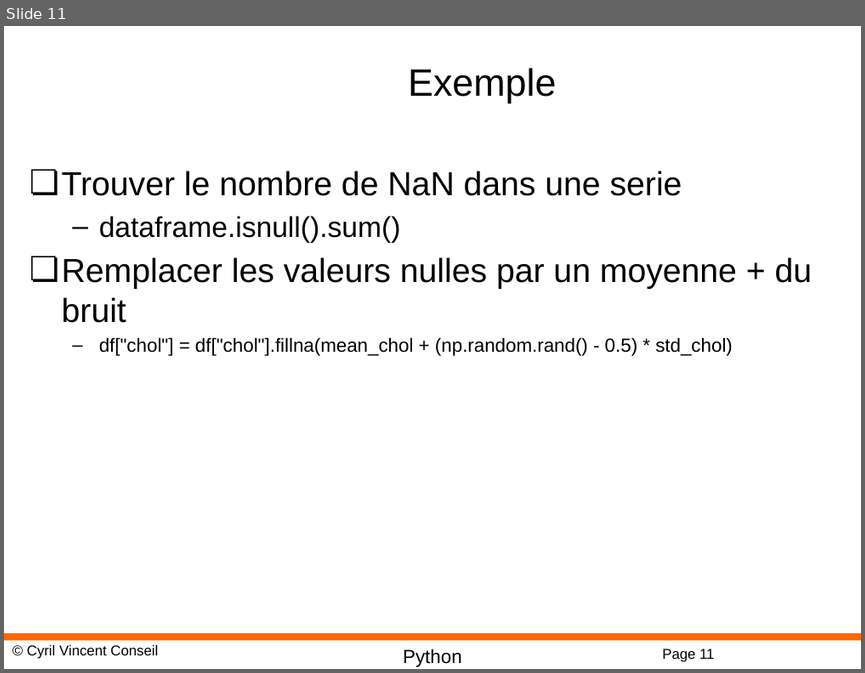
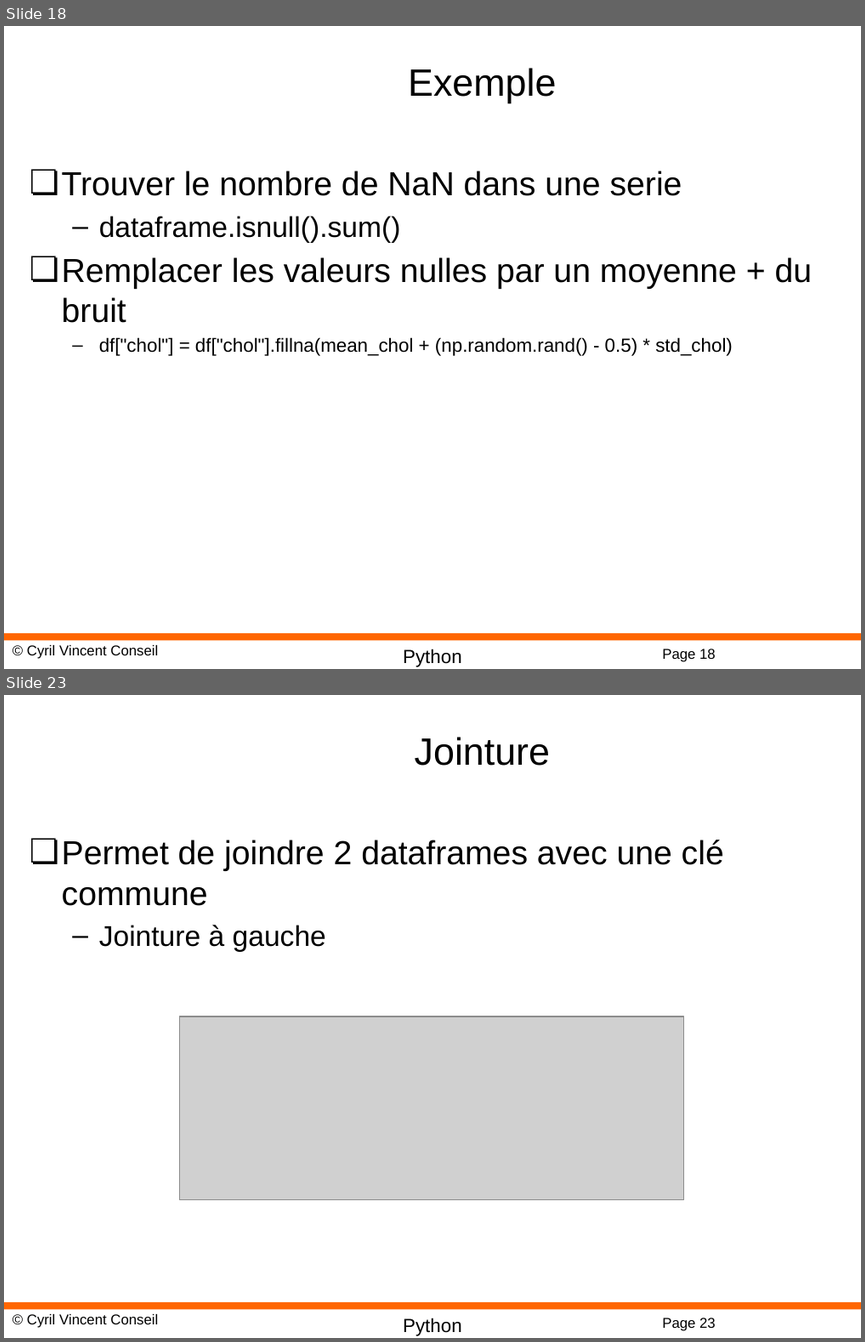
Before and after one commit to cyrilvincent/math, a slide deck: ppt/PythonMath11-Pandas.pptx. Shown one above the other, each under a label of ours: slide 11 before the commit, slides 18 and 23 after it; the slides between them are not shown. The pictures are 865x673 and 865x1342 pixels, drawn with LibreOffice and Linux fonts; fonts in the diff are those of the drawing; grey boxes stand for pictures; background and template pictures are left out. Boxes give left, top, right and bottom in pixels: in the first picture for what was removed or moved away, otherwise in the second. Text is boxed around its words. In the diff, an @@ line names an element or a change of style, - is before the commit and + after.

```diff
--- a/ppt/PythonMath11-Pandas.pptx
+++ b/ppt/PythonMath11-Pandas.pptx
@@ slide 23 added at <box>4,695,861,1338</box>, background #FFFFFF; not listed: 4 template elements that a slide beside it also shows @@
@@ title added at <box>415,737,550,766</box>, 32 pt, text #000000 @@
+Jointure
@@ text added at <box>62,839,724,952</box>, 28 pt, text #000000 @@
+❏ Permet de joindre 2 dataframes avec une clé commune
+  – Jointure à gauche
@@ picture added at <box>180,1016,683,1200</box> @@
@@ what was slide 11 is now slide 18 @@
@@ page number at <box>662,648,715,662</box>: text changed @@
-Page 11
+Page 18
```
Also in this commit, not shown: 17 other slides added, 2 slides removed, 26 other files.
